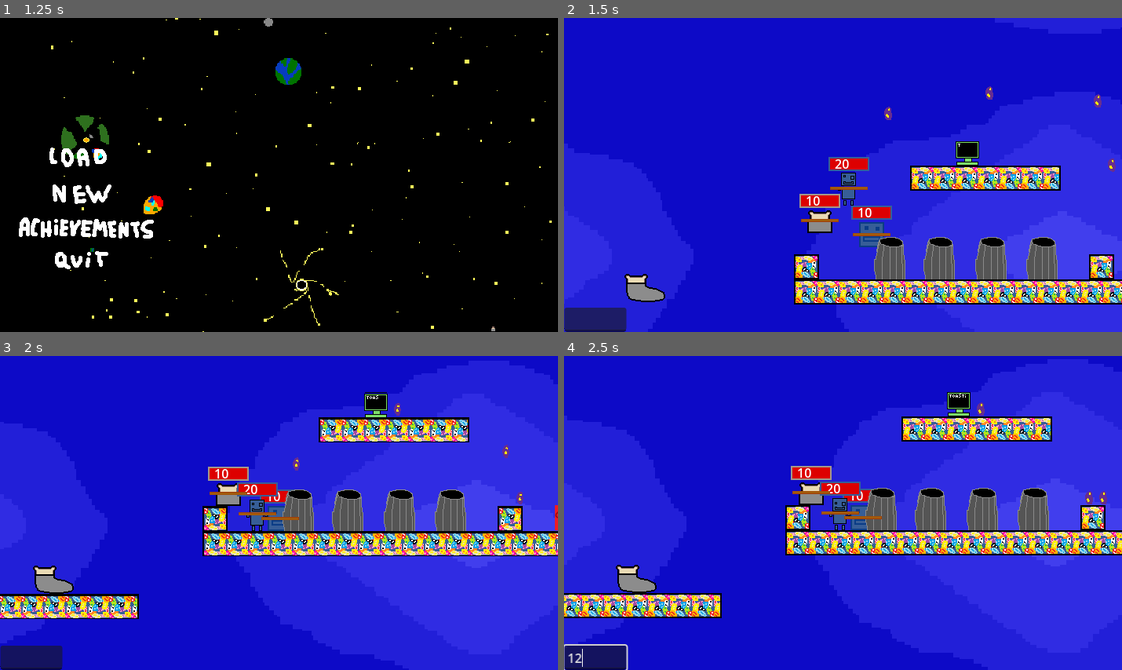
Above: before the commit, frames 1-4 (two rows, left to right).
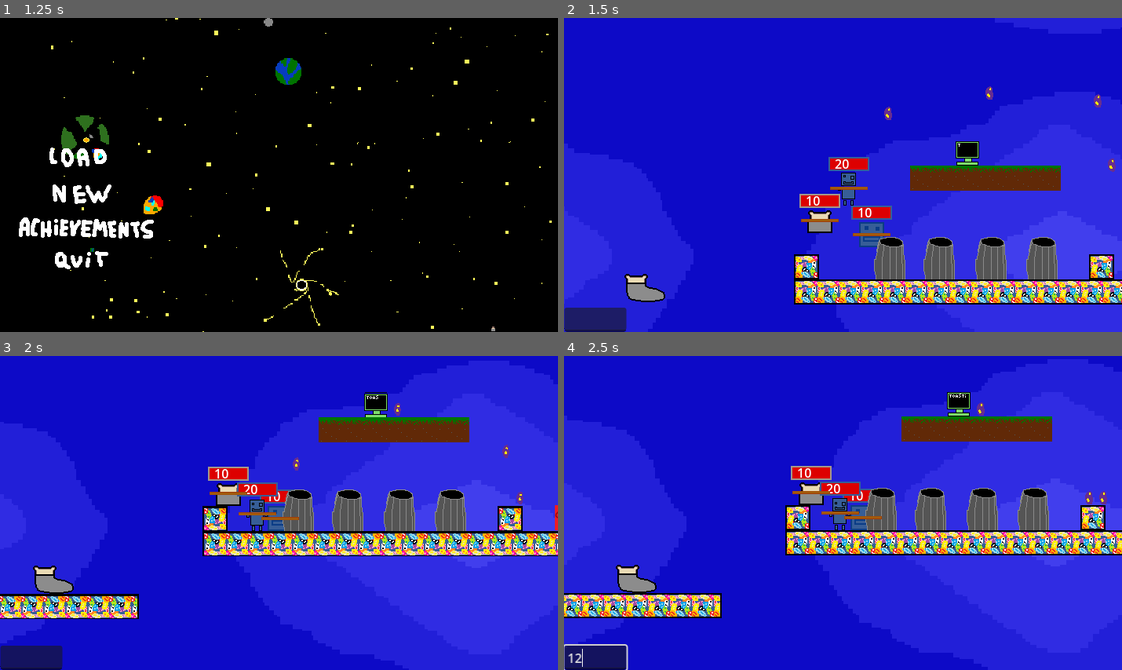
Above: after the commit, the same moments.

Repository: Ksawex4/Block-Jumper-Godot
Game: Godot game, scene res://Scenes/main_menu.tscn
Same seed, same stepped clock (60 frames per second), same inputs: the game is played once before the commit and once after it. Sound files missing from this copy of the repository are replaced by a short silence.
Inputs (mouse positions are in pixels of both pictures, inside the frame that each line leads up to):
- Up to frame 1 (1.25 s): click (33, 319) at 0.52 s; type "12" at 0.6 s
- Up to frame 2 (1.5 s): click (642, 193) at 1.25 s
- Up to frame 3 (2 s): no input
- Up to frame 4 (2.5 s): click (597, 657) at 2.02 s; type "12" at 2.1 s

Frame 1 is identical in both runs. In frame 2, 2.2% of the frame differs, in the area x 62-90%, y 47-55%; in frame 3, 2.2%; in frame 4, 2.2%.

Commit message:
added 2 new blocks (GrassBlock and StoneBlock)

Diff:
--- a/Scenes/Objects/bean_block.tscn
+++ b/Scenes/Objects/bean_block.tscn
@@ -1,10 +1,10 @@
 [gd_scene load_steps=10 format=3 uid="uid://d35pybk0uw3rv"]
 
-[ext_resource type="Texture2D" uid="uid://cwy2euwwaaks1" path="res://Textures/BeanBlock/BeanBlockF1.png" id="1_2264p"]
+[ext_resource type="Texture2D" uid="uid://cwy2euwwaaks1" path="res://Textures/Blocks/BeanBlockF1.png" id="1_2264p"]
 [ext_resource type="Script" uid="uid://c7j6qtrlrjr0j" path="res://Scripts/bean_block.gd" id="1_uuxnd"]
-[ext_resource type="Texture2D" uid="uid://cy76oylpquvdd" path="res://Textures/BeanBlock/BeanBlockF2.png" id="3_j1g6e"]
-[ext_resource type="Texture2D" uid="uid://djadu6syn1m4v" path="res://Textures/BeanBlock/BeanBlockF3.png" id="4_4e2n1"]
-[ext_resource type="Texture2D" uid="uid://blug1wug1jyyu" path="res://Textures/BeanBlock/BeanBlockF4.png" id="5_vuqm0"]
+[ext_resource type="Texture2D" uid="uid://cy76oylpquvdd" path="res://Textures/Blocks/BeanBlockF2.png" id="3_j1g6e"]
+[ext_resource type="Texture2D" uid="uid://djadu6syn1m4v" path="res://Textures/Blocks/BeanBlockF3.png" id="4_4e2n1"]
+[ext_resource type="Texture2D" uid="uid://blug1wug1jyyu" path="res://Textures/Blocks/BeanBlockF4.png" id="5_vuqm0"]
 
 [sub_resource type="Animation" id="Animation_j1g6e"]
 resource_name = "BeanBlock"
@@ -51,6 +51,8 @@
 collision_mask = 0
 script = ExtResource("1_uuxnd")
 
+[node name="Sprite2D" type="Sprite2D" parent="."]
+
 [node name="NinePatchRect" type="NinePatchRect" parent="."]
 texture_filter = 1
 offset_left = -16.0
--- a/Scenes/test_room.tscn
+++ b/Scenes/test_room.tscn
@@ -47,6 +47,7 @@
 [node name="BeanBlock2" parent="Solids" instance=ExtResource("1_ycph5")]
 position = Vector2(250, 137)
 scale = Vector2(6, 1)
+Block = "GrassBlock"
 
 [node name="BeanBlock3" parent="Solids" instance=ExtResource("1_ycph5")]
 position = Vector2(398, 250)
@@ -57,6 +58,7 @@
 [node name="BeanBlock5" parent="Solids" instance=ExtResource("1_ycph5")]
 position = Vector2(691, 308)
 scale = Vector2(4.5, 2)
+Block = "StoneBlock"
 
 [node name="BeanBlock6" parent="Solids" instance=ExtResource("1_ycph5")]
 position = Vector2(957, 307)
--- a/Scripts/bean_block.gd
+++ b/Scripts/bean_block.gd
@@ -1,13 +1,21 @@
 extends CharacterBody2D
 
 @export var isVisible = true
+@export var Block = "BeanBlock"
 
 func _ready() -> void:
+	if Block == "GrassBlock":
+		$NinePatchRect.texture = load("res://Textures/Blocks/GrassBlock.png")
+		zeroPatchMargin()
+	if Block == "StoneBlock":
+		$NinePatchRect.texture = load("res://Textures/Blocks/StoneBlock.png")
+		zeroPatchMargin()
 	visible = isVisible
 	var scaleMultiplier = scale
 	scale = Vector2(1.0, 1.0)
-	$NinePatchRect/AnimationPlayer.play("BeanBlock")
-	$NinePatchRect/AnimationPlayer.get_animation("BeanBlock").loop = true
+	if $NinePatchRect/AnimationPlayer.has_animation(Block):
+		$NinePatchRect/AnimationPlayer.play(Block)
+		$NinePatchRect/AnimationPlayer.get_animation(Block).loop = true
 	$CollisionShape2D.shape = $CollisionShape2D.shape.duplicate()
 	$NinePatchRect.size *= scaleMultiplier
 	$CollisionShape2D.shape.size *= scaleMultiplier
@@ -17,3 +25,9 @@
 	$NinePatchRect.anchor_bottom = 0
 	$CollisionShape2D.position = Vector2.ZERO
 	$NinePatchRect.position = -$CollisionShape2D.shape.size / 2
+
+func zeroPatchMargin():
+	$NinePatchRect.patch_margin_bottom = 0
+	$NinePatchRect.patch_margin_left = 0
+	$NinePatchRect.patch_margin_top = 0
+	$NinePatchRect.patch_margin_right = 0
Renamed: Textures/BeanBlock/BeanBlockF1.png -> Textures/Blocks/BeanBlockF1.png
Not shown, changed: Textures/Blocks/BeanBlockF1.png.import
Renamed: Textures/BeanBlock/BeanBlockF2.png -> Textures/Blocks/BeanBlockF2.png
Not shown, changed: Textures/Blocks/BeanBlockF2.png.import
Renamed: Textures/BeanBlock/BeanBlockF3.png -> Textures/Blocks/BeanBlockF3.png
Not shown, changed: Textures/Blocks/BeanBlockF3.png.import
Renamed: Textures/BeanBlock/BeanBlockF4.png -> Textures/Blocks/BeanBlockF4.png
Not shown, changed: Textures/Blocks/BeanBlockF4.png.import
Binary file added: Textures/Blocks/GrassBlock.png
Not shown, added: Textures/Blocks/GrassBlock.png.import
Binary file added: Textures/Blocks/StoneBlock.png
Not shown, added: Textures/Blocks/StoneBlock.png.import
